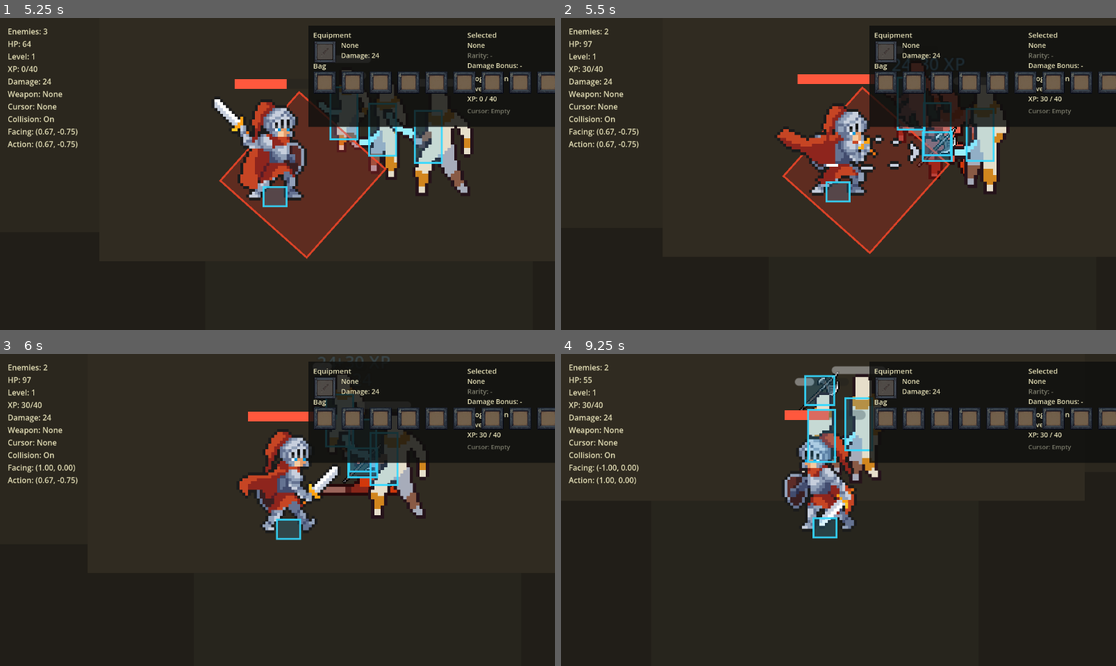
Above: before the commit, frames 1-4 (two rows, left to right).
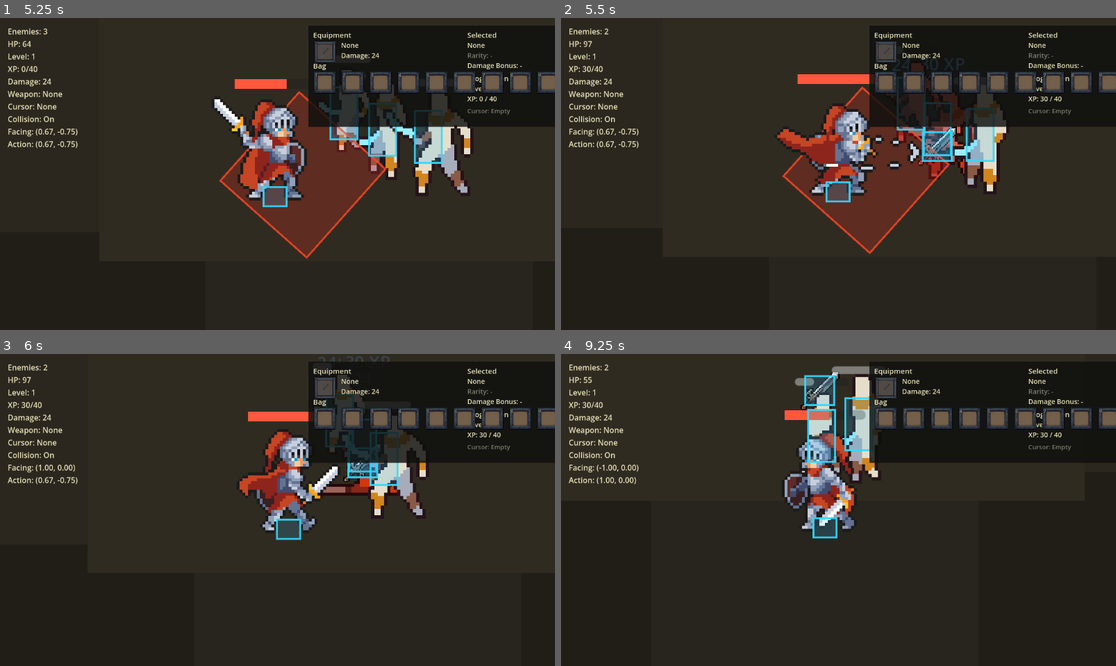
Above: after the commit, the same moments.

Repository: wq1456728/prototype-alpha
Game: Godot game, scene res://scenes/maps/combat_sandbox.tscn
Same seed, same stepped clock (60 frames per second), same inputs: the game is played once before the commit and once after it. Sound files missing from this copy of the repository are replaced by a short silence.
Inputs (mouse positions are in pixels of both pictures, inside the frame that each line leads up to):
- Up to frame 1 (5.25 s): tap Enter at 0.5 s; move the mouse to (399, 158) at 0.52 s; hold Right (ui_right) 0.53-1.28 s; tap P at 0.6 s; click (399, 158) at 0.67 s; move the mouse to (166, 189) at 1.27 s; hold Down (ui_down) 1.28-2.03 s; tap B at 1.35 s; move the mouse to (333, 105) at 2.02 s; hold Right (ui_right) 2.03-2.78 s; tap 1 at 2.1 s; move the mouse to (249, 236) at 2.77 s; hold Up (ui_up) 2.78-3.53 s; tap 2 at 2.85 s; click (249, 236) at 2.92 s; move the mouse to (444, 220) at 3.52 s; hold Left (ui_left) 3.53-5.03 s; tap 3 at 3.6 s; move the mouse to (111, 127) at 4.27 s; tap 4 at 4.35 s; move the mouse to (305, 174) at 5.02 s; hold Down (ui_down) from 5.03 s (still down); tap 5 at 5.1 s; click (305, 174) at 5.17 s
- Up to frame 2 (5.5 s): keep holding Down (ui_down)
- Up to frame 3 (6 s): move the mouse to (194, 432) at 5.77 s; release Down (ui_down) at 5.78 s; hold Right (ui_right) from 5.78 s (still down); tap 6 at 5.85 s
- Up to frame 4 (9.25 s): move the mouse to (960, 494) at 6.52 s; release Right (ui_right) at 6.53 s; hold Up (ui_up) 6.53-7.28 s; tap one key every 0.75 s from 6.6 s: 7 8 9 0; move the mouse to (727, 525) at 7.27 s; hold Right (ui_right) 7.28-8.03 s; click (727, 525) at 7.42 s; move the mouse to (894, 441) at 8.02 s; hold Down (ui_down) 8.03-8.78 s; move the mouse to (810, 572) at 8.77 s; hold Left (ui_left) from 8.78 s (still down)

Frame 1 is identical in both runs. In frame 2, 0.3% of the frame differs, in the area x 64-72%, y 34-48%; in frame 3, 0.1%; in frame 4, 0.2%.

Commit message:
TASK-012 add item drop table rolls

Diff:
--- /dev/null
+++ b/data/items/drop_tables.json
@@ -0,0 +1,38 @@
+{
+  "rarities": {
+    "normal": {
+      "prefix": "Worn",
+      "damage_min": 6,
+      "damage_max": 9,
+      "color": [0.82, 0.78, 0.68, 1.0]
+    },
+    "magic": {
+      "prefix": "Glimmering",
+      "damage_min": 10,
+      "damage_max": 14,
+      "color": [0.36, 0.64, 1.0, 1.0]
+    },
+    "rare": {
+      "prefix": "Ancient",
+      "damage_min": 15,
+      "damage_max": 20,
+      "color": [1.0, 0.78, 0.25, 1.0]
+    }
+  },
+  "drop_tables": {
+    "mummy_weapon": {
+      "definitions": [
+        "weapon_rusty_short_sword",
+        "weapon_iron_sword",
+        "weapon_bone_axe",
+        "weapon_crystal_sword",
+        "weapon_flame_sword"
+      ],
+      "rarity_weights": {
+        "normal": 0.68,
+        "magic": 0.24,
+        "rare": 0.08
+      }
+    }
+  }
+}
--- a/scripts/enemy/mummy_enemy.gd
+++ b/scripts/enemy/mummy_enemy.gd
@@ -36,60 +36,7 @@
 const HURT_KNOCKBACK_SPEED := 130.0
 const DAMAGE_NUMBER_COLOR := Color(1.0, 0.86, 0.36, 1.0)
 const XP_NUMBER_COLOR := Color(0.45, 0.78, 1.0, 1.0)
-const WEAPON_BASES := [
-	{
-		"id": "rusty_short_sword",
-		"definition_id": "weapon_rusty_short_sword",
-		"name": "Short Sword",
-		"icon": "res://assets/sprites/items/item_weapon_rusty_short_sword_icon.png",
-	},
-	{
-		"id": "iron_sword",
-		"definition_id": "weapon_iron_sword",
-		"name": "Iron Sword",
-		"icon": "res://assets/sprites/items/item_weapon_iron_sword_icon.png",
-	},
-	{
-		"id": "bone_axe",
-		"definition_id": "weapon_bone_axe",
-		"name": "Bone Axe",
-		"icon": "res://assets/sprites/items/item_weapon_bone_axe_icon.png",
-	},
-	{
-		"id": "crystal_sword",
-		"definition_id": "weapon_crystal_sword",
-		"name": "Crystal Sword",
-		"icon": "res://assets/sprites/items/item_weapon_crystal_sword_icon.png",
-	},
-	{
-		"id": "flame_sword",
-		"definition_id": "weapon_flame_sword",
-		"name": "Flame Sword",
-		"icon": "res://assets/sprites/items/item_weapon_flame_sword_icon.png",
-	},
-]
-const RARITY_DATA := {
-	"normal": {
-		"prefix": "Worn",
-		"damage_min": 6,
-		"damage_max": 9,
-		"color": Color(0.82, 0.78, 0.68, 1.0),
-	},
-	"magic": {
-		"prefix": "Glimmering",
-		"damage_min": 10,
-		"damage_max": 14,
-		"color": Color(0.36, 0.64, 1.0, 1.0),
-	},
-	"rare": {
-		"prefix": "Ancient",
-		"damage_min": 15,
-		"damage_max": 20,
-		"color": Color(1.0, 0.78, 0.25, 1.0),
-	},
-}
-const MAGIC_DROP_CHANCE := 0.24
-const RARE_DROP_CHANCE := 0.08
+const DEFAULT_DROP_TABLE_ID := "mummy_weapon"
 
 @onready var sprite: AnimatedSprite2D = $AnimatedSprite2D
 @onready var hp_bar: ProgressBar = $HPBar
@@ -325,25 +272,7 @@
 
 
 func _make_weapon_drop() -> Dictionary:
-	var rarity := _roll_weapon_rarity()
-	var rarity_data: Dictionary = RARITY_DATA[rarity]
-	var base: Dictionary = WEAPON_BASES.pick_random()
-	var damage_bonus := randi_range(int(rarity_data["damage_min"]), int(rarity_data["damage_max"]))
-	var item_id := "%s_%s_%d" % [rarity, str(base["id"]), damage_bonus]
-	return ITEM_DATABASE.make_item_instance(str(base["definition_id"]), rarity, {"damage": damage_bonus}, {
-		"id": item_id,
-		"name": "%s %s" % [str(rarity_data["prefix"]), str(base["name"])],
-		"color": rarity_data["color"],
-	})
-
-
-func _roll_weapon_rarity() -> String:
-	var roll := randf()
-	if roll < RARE_DROP_CHANCE:
-		return "rare"
-	if roll < RARE_DROP_CHANCE + MAGIC_DROP_CHANCE:
-		return "magic"
-	return "normal"
+	return ITEM_DATABASE.roll_item_instance(DEFAULT_DROP_TABLE_ID)
 
 
 func _spawn_feedback(text: String, color: Color, offset: Vector2) -> void:
--- a/scripts/items/item_database.gd
+++ b/scripts/items/item_database.gd
@@ -1,12 +1,15 @@
 extends RefCounted
 
 const ITEM_DEFINITIONS_PATH := "res://data/items/item_definitions.json"
+const DROP_TABLES_PATH := "res://data/items/drop_tables.json"
 const DEFAULT_RARITY_COLOR := Color(0.82, 0.78, 0.68, 1.0)
 
 static var _loaded := false
 static var _definitions := {}
 static var _equipment_slots := {}
 static var _item_types: Array = []
+static var _rarities := {}
+static var _drop_tables := {}
 
 
 static func get_definition(definition_id: String) -> Dictionary:
@@ -60,6 +63,27 @@
 	return instance
 
 
+static func roll_item_instance(drop_table_id: String) -> Dictionary:
+	_ensure_loaded()
+	var drop_table: Dictionary = _drop_tables.get(drop_table_id, {})
+	if drop_table.is_empty():
+		return {}
+	var definition_ids: Array = drop_table.get("definitions", [])
+	if definition_ids.is_empty():
+		return {}
+	var definition_id := str(definition_ids.pick_random())
+	var rarity := _roll_weighted_key(drop_table.get("rarity_weights", {"normal": 1.0}))
+	var rarity_data: Dictionary = _rarities.get(rarity, _rarities.get("normal", {}))
+	var damage_bonus := randi_range(int(rarity_data.get("damage_min", 0)), int(rarity_data.get("damage_max", 0)))
+	var definition := get_definition(definition_id)
+	var item_id := "%s_%s_%d" % [rarity, definition_id, damage_bonus]
+	return make_item_instance(definition_id, rarity, {"damage": damage_bonus}, {
+		"id": item_id,
+		"name": "%s %s" % [str(rarity_data.get("prefix", "")), str(definition.get("name", definition_id))],
+		"color": rarity_data.get("color", DEFAULT_RARITY_COLOR),
+	})
+
+
 static func normalize_item_instance(item_data: Dictionary) -> Dictionary:
 	if item_data.is_empty():
 		return {}
@@ -108,6 +132,8 @@
 	_definitions.clear()
 	_equipment_slots.clear()
 	_item_types.clear()
+	_rarities.clear()
+	_drop_tables.clear()
 	var file := FileAccess.open(ITEM_DEFINITIONS_PATH, FileAccess.READ)
 	if file == null:
 		push_error("ItemDatabase failed to open %s" % ITEM_DEFINITIONS_PATH)
@@ -124,6 +150,26 @@
 	for definition in parsed.get("definitions", []):
 		if definition is Dictionary:
 			_definitions[str(definition.get("id", ""))] = definition.duplicate(true)
+	_load_drop_tables()
+
+
+static func _load_drop_tables() -> void:
+	var file := FileAccess.open(DROP_TABLES_PATH, FileAccess.READ)
+	if file == null:
+		push_error("ItemDatabase failed to open %s" % DROP_TABLES_PATH)
+		return
+	var parsed = JSON.parse_string(file.get_as_text())
+	if not (parsed is Dictionary):
+		push_error("ItemDatabase failed to parse %s" % DROP_TABLES_PATH)
+		return
+	var rarities: Dictionary = parsed.get("rarities", {})
+	for rarity_id in rarities.keys():
+		var rarity: Dictionary = rarities[rarity_id].duplicate(true)
+		rarity["color"] = _color_from_array(rarity.get("color", [0.82, 0.78, 0.68, 1.0]))
+		_rarities[str(rarity_id)] = rarity
+	var drop_tables: Dictionary = parsed.get("drop_tables", {})
+	for drop_table_id in drop_tables.keys():
+		_drop_tables[str(drop_table_id)] = drop_tables[drop_table_id].duplicate(true)
 
 
 static func _merge_stat_modifiers(base_modifiers, rolled_modifiers: Dictionary) -> Dictionary:
@@ -134,6 +180,30 @@
 	for stat_id in rolled_modifiers.keys():
 		merged[str(stat_id)] = int(merged.get(str(stat_id), 0)) + int(rolled_modifiers[stat_id])
 	return merged
+
+
+static func _roll_weighted_key(weights) -> String:
+	if not (weights is Dictionary) or weights.is_empty():
+		return "normal"
+	var total := 0.0
+	for key in weights.keys():
+		total += float(weights[key])
+	var roll := randf() * total
+	var cursor := 0.0
+	for key in weights.keys():
+		cursor += float(weights[key])
+		if roll <= cursor:
+			return str(key)
+	return str(weights.keys()[0])
+
+
+static func _color_from_array(value) -> Color:
+	if value is Array and value.size() >= 3:
+		var alpha := 1.0
+		if value.size() >= 4:
+			alpha = float(value[3])
+		return Color(float(value[0]), float(value[1]), float(value[2]), alpha)
+	return DEFAULT_RARITY_COLOR
 
 
 static func _legacy_definition_id(item_data: Dictionary) -> String:
Not shown, changed: TASK_BOARD.md
